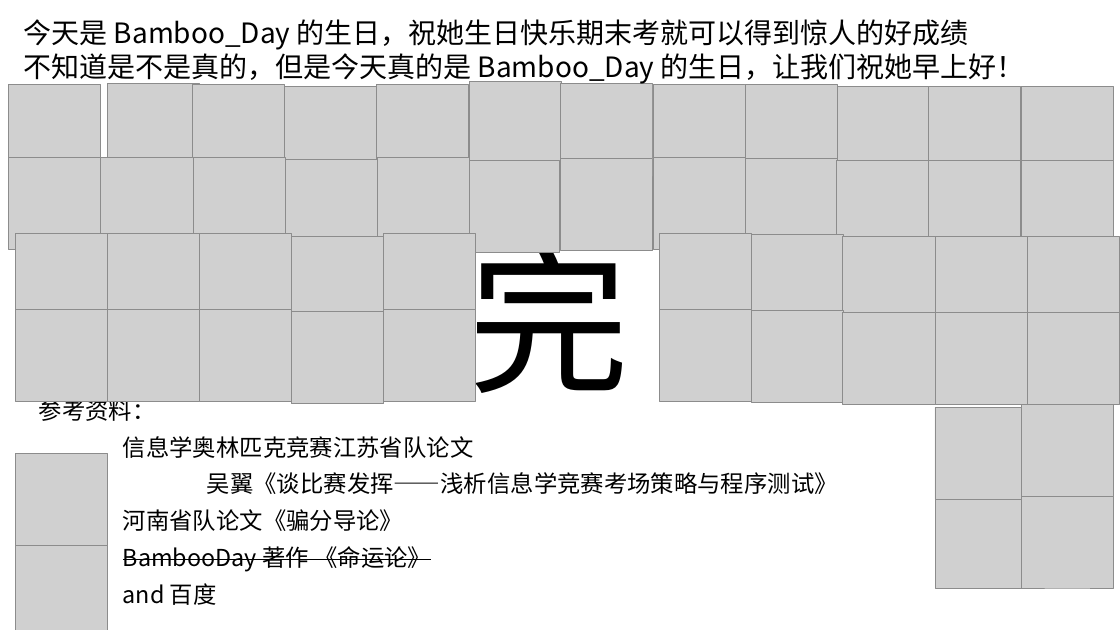
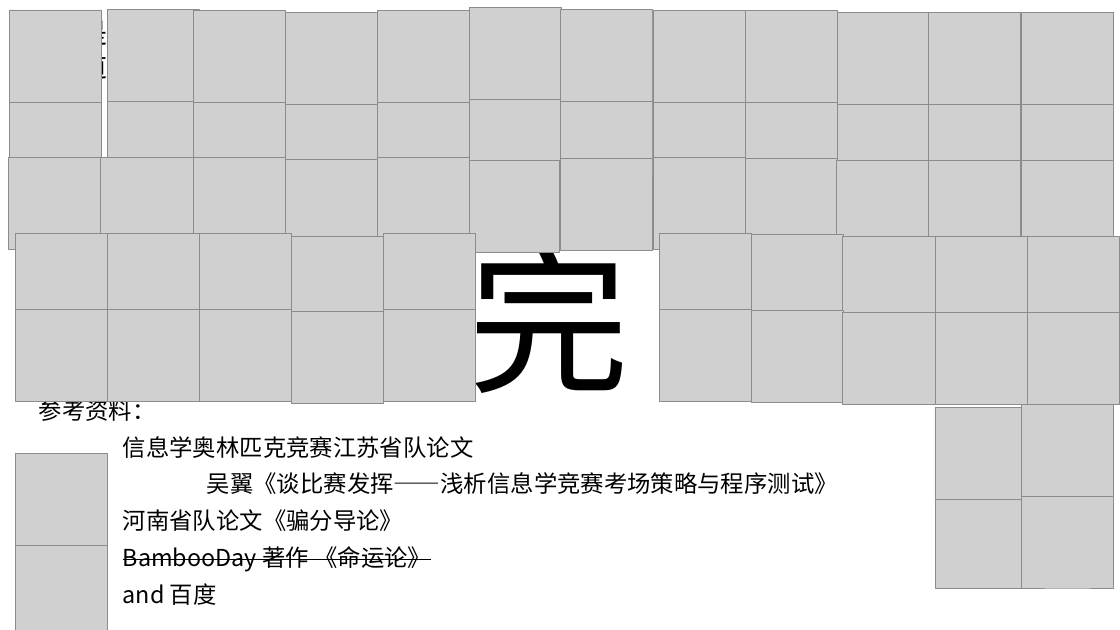
Before and after one commit to BambooDay/OI, a slide deck: slide 11 of 激情演讲.pptx. Drawn at 1120x630 pixels with LibreOffice and Linux fonts; fonts in the diff are those of the drawing; grey boxes stand for pictures. Boxes give left, top, right and bottom in pixels: in the first picture for what was removed or moved away, otherwise in the second. Text is boxed around its words. In the diff, an @@ line names an element or a change of style, - is before the commit and + after.

```diff
--- a/激情演讲.pptx
+++ b/激情演讲.pptx
@@ picture added at (9,10,102,103) @@
@@ picture added at (108,9,200,102) @@
@@ picture added at (193,10,286,103) @@
@@ picture added at (285,13,377,105) @@
@@ picture added at (377,10,470,103) @@
@@ picture added at (470,8,562,100) @@
@@ picture added at (560,9,653,102) @@
@@ picture added at (653,10,745,103) @@
@@ picture added at (745,10,838,103) @@
@@ picture added at (838,13,930,105) @@
@@ picture added at (929,13,1022,105) @@
@@ picture added at (1022,13,1114,105) @@
```
Also in this commit, not shown: 3 other slides changed, 1 slide added, 1 slide removed, 2 other files.
